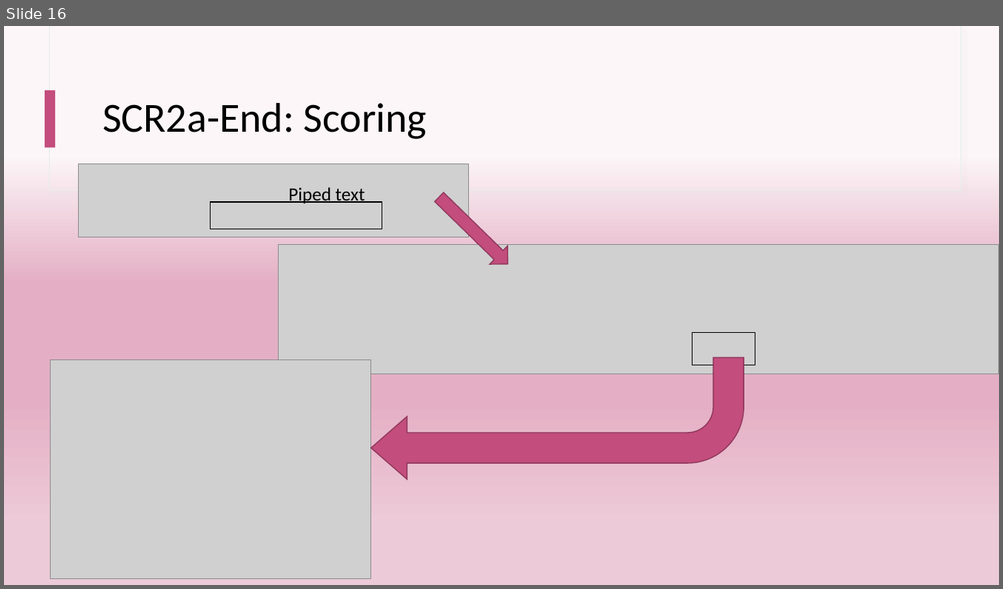
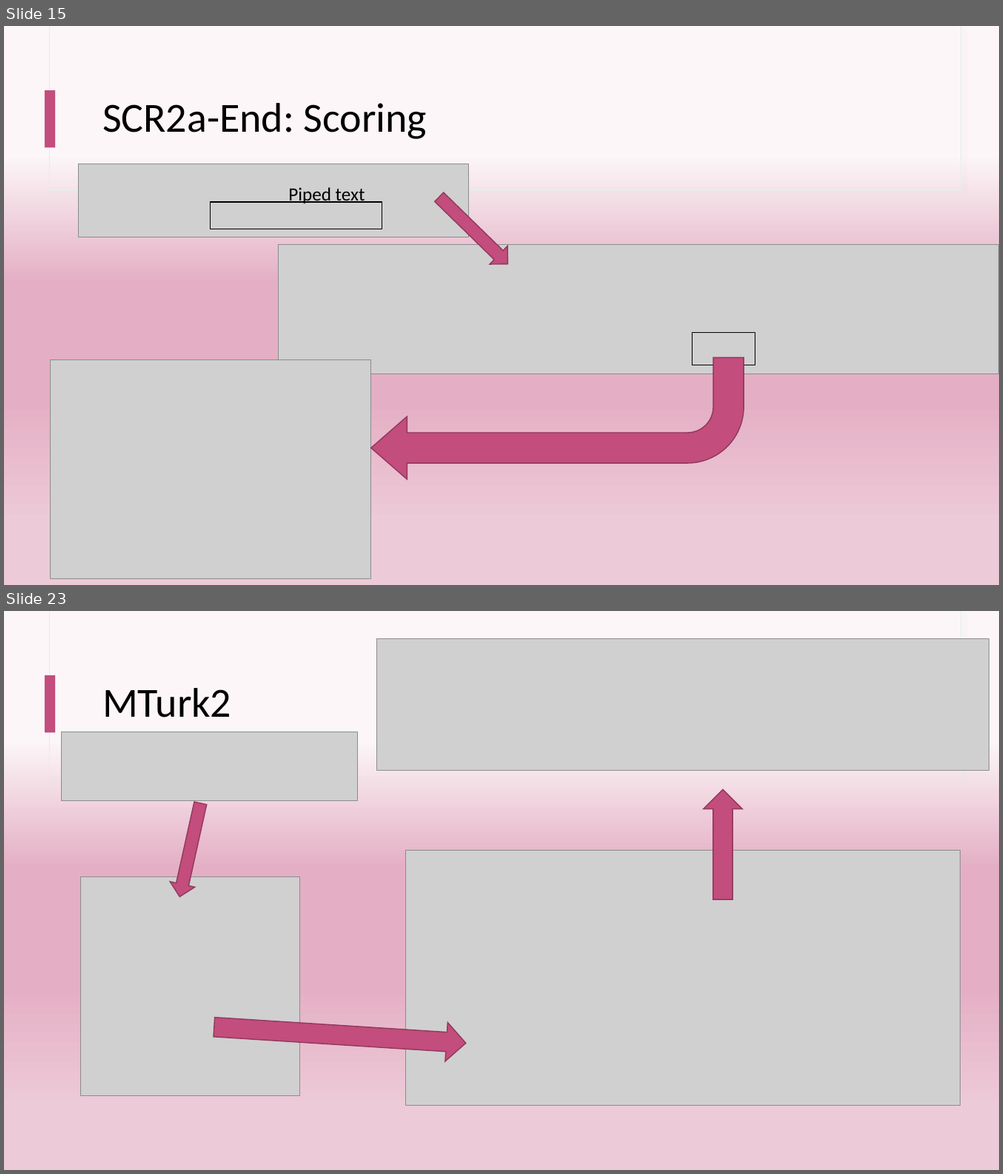
Before and after one commit to kayaulai/qualtrics-experiment-tutorial, a slide deck: slides.pptx. Shown one above the other, each under a label of ours: slide 16 before the commit, slides 15 and 23 after it; the slides between them are not shown. The pictures are 1003x589 and 1003x1174 pixels, drawn with LibreOffice and Linux fonts; fonts in the diff are those of the drawing; grey boxes stand for pictures. Boxes give left, top, right and bottom in pixels: in the first picture for what was removed or moved away, otherwise in the second. Text is boxed around its words. In the diff, an @@ line names an element or a change of style, - is before the commit and + after.

```diff
--- a/slides.pptx
+++ b/slides.pptx
@@ slide 23 added at box(4, 611, 999, 1170), background gradient #FCF6F8 to #E4AFC4 to #EDCAD8; not listed: 3 template elements that a slide beside it also shows @@
@@ picture added at box(377, 638, 989, 771) @@
@@ title added at box(102, 688, 231, 718), 40 pt, text #000000 @@
+MTurk2
@@ picture added at box(62, 732, 358, 800) @@
@@ right arrow added at box(168, 800, 213, 900), fill #C34D7D, outline #90395C 1 pt @@
@@ right arrow added at box(703, 789, 742, 900), fill #C34D7D, outline #90395C 1 pt @@
@@ picture added at box(405, 851, 961, 1106) @@
@@ picture added at box(80, 877, 299, 1096) @@
@@ right arrow added at box(213, 1008, 466, 1063), fill #C34D7D, outline #90395C 1 pt @@
@@ what was slide 16 is now slide 15 @@
```
Also in this commit, not shown: 12 other slides added, 1 slide removed.
